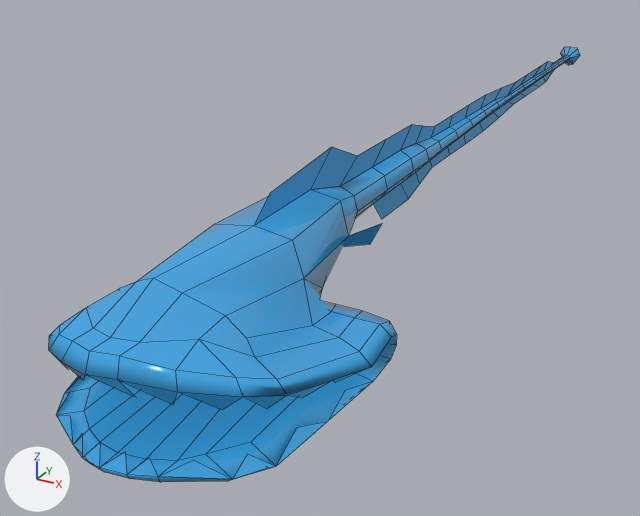
Before and after pictures for a commit that changed the FBX model Assets/3DModels/Finished Models/Fish/PelicanEel.fbx.
Camera for both pictures: a 50 mm lens placed at (1.39, -2.11, 1.13), pointed at (-0.4, 1.15, -0.5). Every picture has the same lights, and +X, +Y and +Z are marked at lower left. The older version comes first. Mesh edges are drawn as thin lines. Where no turn or scale is listed for an object, it has been applied to the vertices. Vertices at exactly the same position are counted once.

Before the edit, the objects in view are built like this:
```python
me_mesh_003 = bpy.data.meshes.new('Mesh.003')
me_mesh_003.from_pydata(...)  # 467 vertices, 415 faces; spans x -0.44..0.44, y -0.76..3.91, z -0.41..0.25
me_mesh_003.materials.append(mat_openpbr_shader1)  # blue #3ba4e1
ob_eelnew = bpy.data.objects.new('EelNew', me_mesh_003)
ob_eelnew.location = (0.0, 0.0, 0.0)
```
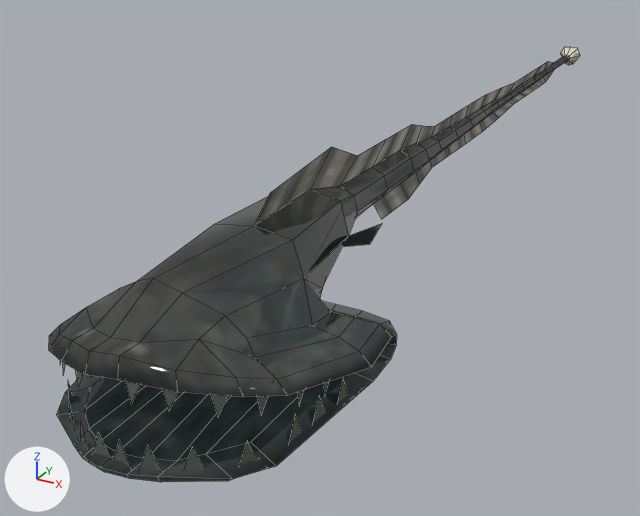
The newer file is also turned or shifted as a whole; pictures and numbers use the older file's frame.

Edits to the scene script, one JSON object a line:
```json
{"op": "add", "block": "img_fish_01_png", "code": ["img_fish_01_png = load_image('Fish_01.png', '../../../Textures/Fish/Fish_01.png', 2048, 2048, 'sRGB')"]}
{"op": "add", "block": "mat_openpbr_shader1_001", "code": ["mat_openpbr_shader1_001 = principled_material('openPBR_shader1.001')", "mat_openpbr_shader1_001.texture = img_fish_01_png", "mat_openpbr_shader1_001.roughness = 0.0"]}
{"block": "me_mesh_003", "where": "# used by ob_eelnew; location = (0.0, 0.0, 0.0)"}
{"op": "remove", "block": "me_mesh_003", "code": "me_mesh_003.from_pydata(...)  # 467 vertices, 415 faces; spans x -0.44..0.44, y -0.76..3.91, z -0.41..0.25"}
{"op": "add", "block": "me_mesh_003", "code": "me_mesh_003.from_pydata(...)  # 496 vertices, 417 faces; spans x -0.44..0.44, y -0.76..3.91, z -0.41..0.25"}
{"block": "me_mesh_003", "change": "me_mesh_003 part 1"}
{"block": "me_mesh_003", "change": "48 vertices are removed from x -0.44..0.44, y -0.76..-0.05, z -0.3..0.02"}
{"block": "me_mesh_003", "change": "24 faces are deleted"}
{"block": "me_mesh_003", "change": "77 vertices are added at x -0.41..0.41, y -0.7..-0.14, z -0.3..0.0"}
{"block": "me_mesh_003", "change": "26 new faces join them"}
{"block": "me_mesh_003", "change": "me_mesh_003 part 2: 391 faces spanning x -0.44..0.44, y -0.76..3.91, z -0.41..0.25 switch from mat_openpbr_shader1 (blue #3ba4e1) to mat_openpbr_shader1_001 (picture img_fish_01_png)"}
```

What differs and where, as boxes [x1, y1, x2, y2] in the pictures (640 x 516 px; the box of a moved part takes in the faces that stretch with it):
```json
{"part": 1, "of": "me_mesh_003", "change": "moved or reshaped", "before": [51, 352, 373, 479], "after": [63, 363, 348, 470]}
{"part": 2, "of": "me_mesh_003", "change": "recoloured", "before": [49, 47, 580, 482], "after": [49, 47, 580, 482], "on screen": "blue to grey"}
```
